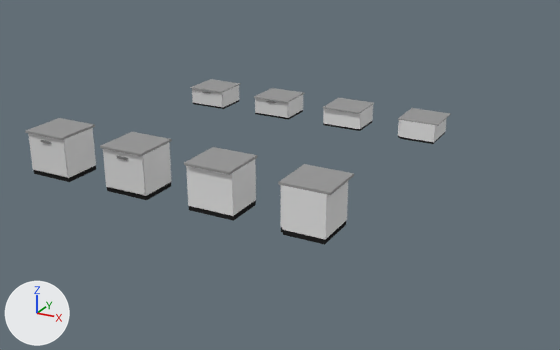
One commit to the Blender file Assets/Models/LabFurnishing/_LabFurnishing.blend: the scene before it, then after it.
Camera for both pictures: a 50 mm lens placed at (9.49, -11.55, 6.1), pointed at (1.86, 2.59, -0.25). The axes (+X, +Y, +Z) are drawn at lower left. The lights are the same throughout.

Script lines for the objects in view, before the commit:
```python
me_basiccflatmesh = bpy.data.meshes.new('BasicCFlatMesh')
me_basiccflatmesh.from_pydata(...)  # 46 vertices, 44 faces; spans x -0.5..0.5, y -0.5..0.5, z 0.0..0.5
# faces by material slot: [21, 12, 11]
me_basiccflatmesh.materials.append(mat_top)  # grey #9b9b9b
me_basiccflatmesh.materials.append(mat_base)  # white #e7e7e7
me_basiccflatmesh.materials.append(mat_bottom)  # black #262626
me_basiccmesh = bpy.data.meshes.new('BasicCMesh')
me_basiccmesh.from_pydata(...)  # 46 vertices, 44 faces; spans x -0.5..0.5, y -0.5..0.5, z 0.0..1.0
# faces by material slot: [21, 12, 11]
me_basiccmesh.materials.append(mat_top)  # grey #9b9b9b
me_basiccmesh.materials.append(mat_base)  # white #e7e7e7
me_basiccmesh.materials.append(mat_bottom)  # black #262626
me_drawers1x1flatmesh = bpy.data.meshes.new('Drawers1x1FlatMesh')
me_drawers1x1flatmesh.from_pydata(...)  # 36 vertices, 34 faces; spans x -0.5..0.5, y -0.5..0.5, z 0.0..0.5
# faces by material slot: [13, 16, 5]
me_drawers1x1flatmesh.materials.append(mat_top)  # grey #9b9b9b
me_drawers1x1flatmesh.materials.append(mat_base)  # white #e7e7e7
me_drawers1x1flatmesh.materials.append(mat_bottom)  # black #262626
ob_basicc = bpy.data.objects.new('BasicC', me_basiccmesh)
ob_basicc.location = (4.0, 0.0, 0.0)
ob_basiccflat = bpy.data.objects.new('BasicCFlat', me_basiccflatmesh)
ob_basiccflat.location = (4.0, 6.0, 0.0)
ob_drawers1x1flat = bpy.data.objects.new('Drawers1x1Flat', me_drawers1x1flatmesh)
ob_drawers1x1flat.location = (-2.0, 6.0, 0.0)
# also in view: 'Drawers1x1' at (-2.0, 0.0, 0.5); 'HollowBase' at (0.0, 0.0, 0.5); '1x1DrawerFlat.001' at (-2.0, 5.95, 0.26); '1x1DrawerFlat' at (0.0, 5.95, 0.26); 'Basic' at (2.0, 0.0, 0.5)
```
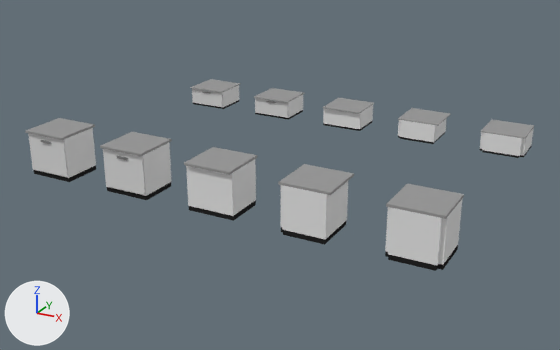
Commit message: Create T-section furnishing models

Boxes (x1, y1, x2, y2) around the edits, measured in the pictures (560 x 350 px):
'BasicT', added
    after: (385, 184, 464, 271)
    faces in mat_base (white #e7e7e7): (385, 198, 463, 265)
    faces in mat_top (grey #9b9b9b): (386, 184, 464, 219)
    faces in mat_bottom (black #262626): (385, 245, 458, 271)
'BasicTFlat', added
    after: (480, 120, 534, 158)
    faces in mat_base (white #e7e7e7): (480, 128, 534, 156)
    faces in mat_top (grey #9b9b9b): (481, 120, 534, 139)

Patch to the scene script:
```diff
--- a/Assets/Models/LabFurnishing/_LabFurnishing.blend.py
+++ b/Assets/Models/LabFurnishing/_LabFurnishing.blend.py
@@ me_basictflatmesh @@
+me_basictflatmesh.from_pydata(...)  # 57 vertices, 51 faces; spans x -0.5..0.5, y -0.5..0.5, z 0.0..0.5
+# faces by material slot: [21, 16, 14]
+me_basictflatmesh.materials.append(mat_top)  # grey #9b9b9b
+me_basictflatmesh.materials.append(mat_base)  # white #e7e7e7
+me_basictflatmesh.materials.append(mat_bottom)  # black #262626
@@ me_basictmesh @@
+me_basictmesh.from_pydata(...)  # 57 vertices, 51 faces; spans x -0.5..0.5, y -0.5..0.5, z 0.0..1.0
+# faces by material slot: [21, 16, 14]
+me_basictmesh.materials.append(mat_top)  # grey #9b9b9b
+me_basictmesh.materials.append(mat_base)  # white #e7e7e7
+me_basictmesh.materials.append(mat_bottom)  # black #262626
@@ ob_basictflat @@
+ob_basictflat = bpy.data.objects.new('BasicTFlat', me_basictflatmesh)
+ob_basictflat.location = (6.0, 6.0, 0.0)
@@ ob_basict @@
+ob_basict = bpy.data.objects.new('BasicT', me_basictmesh)
+ob_basict.location = (6.0, 0.0, 0.0)
```
